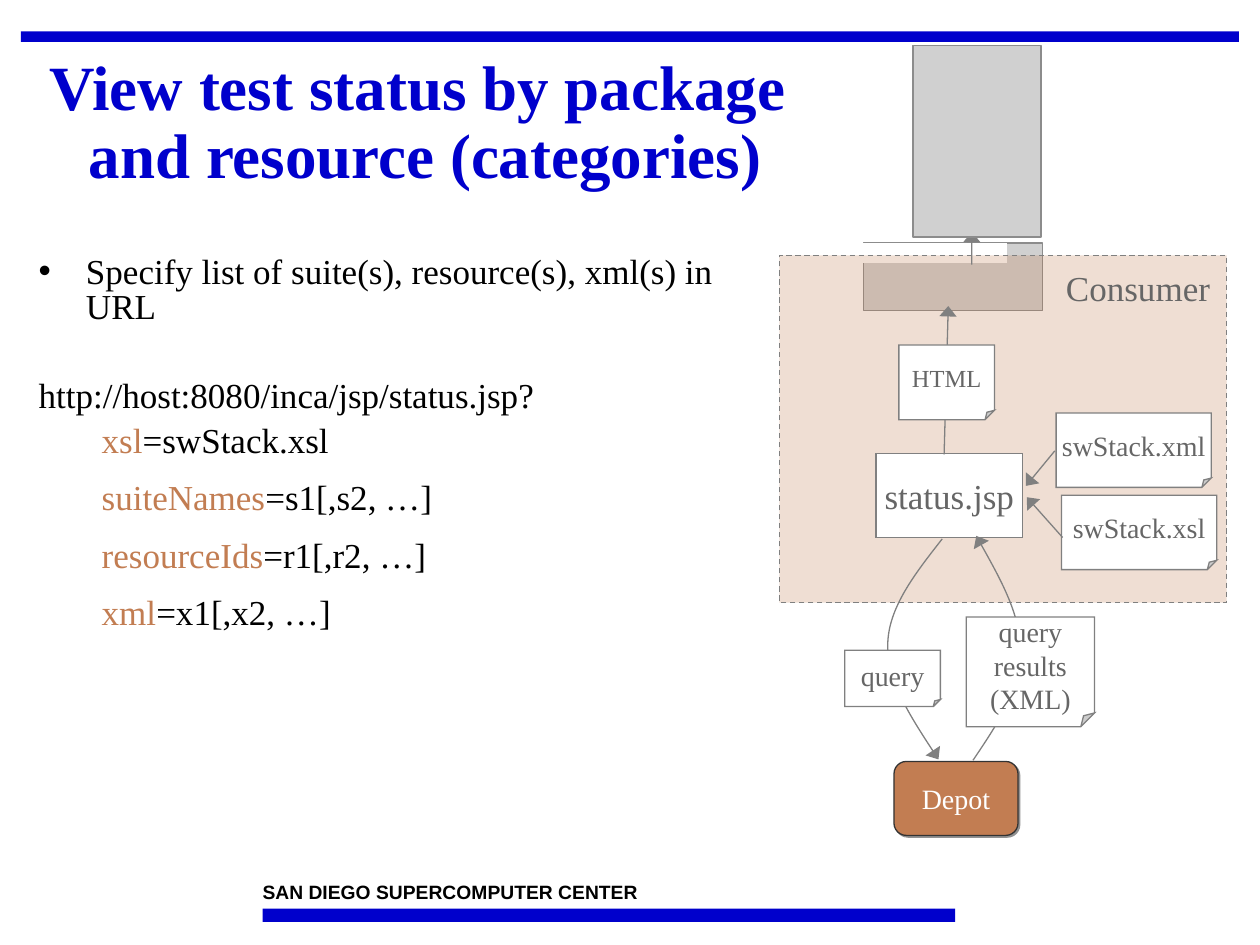
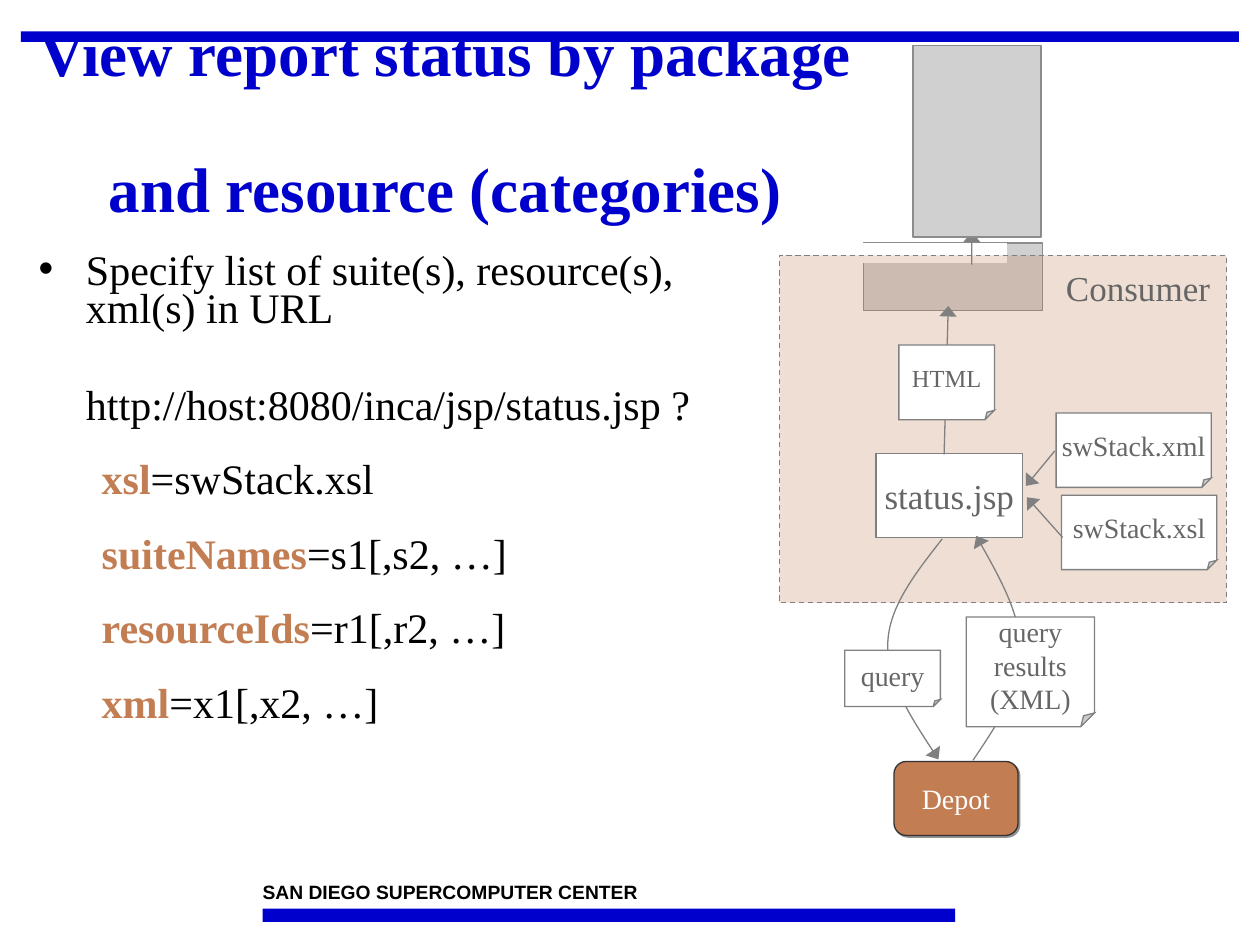
Before and after one commit to IncaProject/inca-xsede, a slide deck: slide 11 of talks/2008workshop/consumer.ppt. Drawn at 1260x945 pixels with LibreOffice and Linux fonts; fonts in the diff are those of the drawing; grey boxes stand for pictures; background and template pictures are left out. Boxes give left, top, right and bottom in pixels: in the first picture for what was removed or moved away, otherwise in the second. Text is boxed around its words. In the diff, an @@ line names an element or a change of style, - is before the commit and + after.

```diff
--- a/talks/2008workshop/consumer.ppt
+++ b/talks/2008workshop/consumer.ppt
@@ title at (39,31,850,224): text changed @@
-View test status by package
-and resource (categories)
+View report status by package
+and resource (categories)
@@ text at (86,255,673,725): size 20 to 24 pt in "Specify list of suite(s), resource(s), xml(s) in ...", "xsl=swStack.xsl", "suiteNames=s1[,s2, …]", "resourceIds=r1[,r2, …]" and 1 more places; bold on in "xsl=swStack.xsl", "suiteNames=s1[,s2,", "resourceIds=r1[,r2,", "xml=x1[,x2,"; line spacing 0.85 to 0.75; more space between paragraphs @@
@@ text at (86,391,661,429): text changed; size 20 to 24 pt @@
-http://host:8080/inca/jsp/status.jsp?
+http://host:8080/inca/jsp/status.jsp ?
```
Also in this commit, not shown: 7 other slides changed, 9 slides added.
